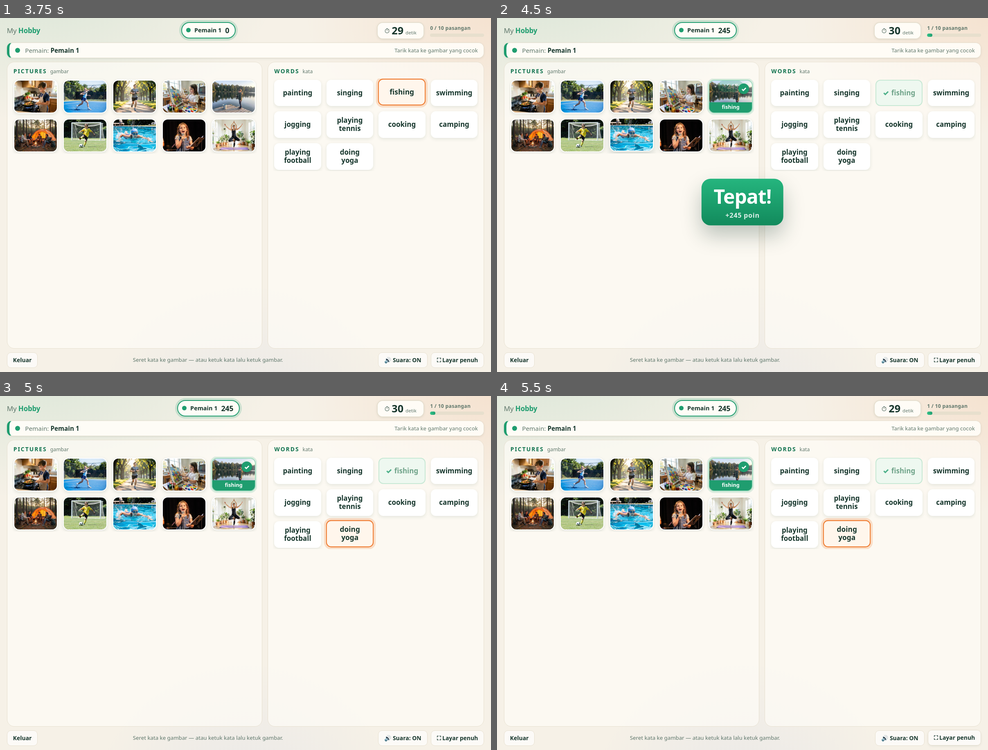
Above: before the commit, frames 1-4 (two rows, left to right).
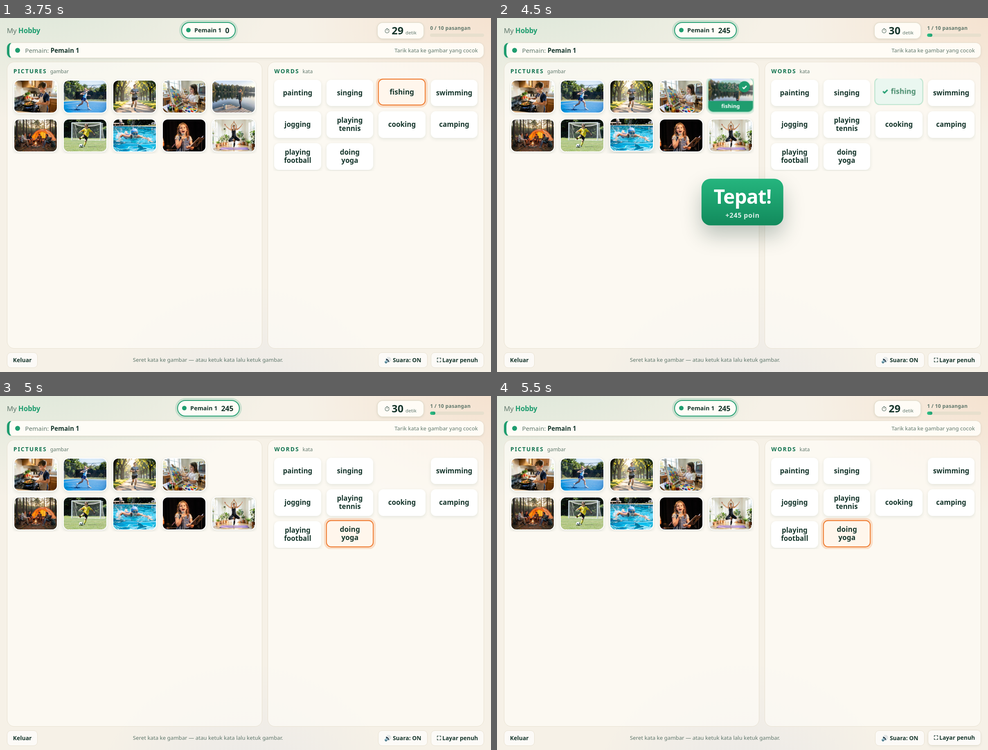
Above: after the commit, the same moments.

Repository: gurukayarayaid/GAME-DRAG-HOBBY
Game: browser game, page index.html
Same seed, same stepped clock (60 frames per second), same inputs: the game is played once before the commit and once after it.
Inputs (mouse positions are in pixels of both pictures, inside the frame that each line leads up to; where the layout moved, square brackets give the same spot in the first picture):
- Up to frame 1 (3.75 s): click "Mulai Bermain" at 0.27 s; move the mouse to (196, 354) at 1.07 s; click "singing" at 1.17 s; click (83, 95) at 1.5 s; move the mouse to (441, 106) at 1.57 s; click (34, 95) at 1.83 s; move the mouse to (294, 301) at 2.07 s; click "jogging" at 2.17 s; click (186, 152) at 2.5 s; move the mouse to (466, 71) at 2.57 s; click (132, 113) at 2.83 s; move the mouse to (24, 301) at 3.07 s; click (235, 152) at 3.17 s; click "fishing" at 3.5 s; move the mouse to (220, 336) at 3.57 s
- Up to frame 2 (4.5 s): click (732, 95) at 3.83 s; move the mouse to (693, 141) at 4.07 s; click (629, 134) at 4.17 s
- Up to frame 3 (5 s): click (245, 463) [245, 466] at 4.5 s; move the mouse to (392, 714) at 4.57 s; click "doing yoga" at 4.83 s
- Up to frame 4 (5.5 s): move the mouse to (938, 679) at 5.07 s; click "⛶ Layar penuh" at 5.17 s

Frame 1 is identical in both runs. In frame 2, 0.7% of the frame differs, in the area x 13-87%, y 17-38%; in frame 3, 1.0%, in the area x 42-87%, y 17-28%; in frame 4, 1.0%.

Commit message:
Make matched picture and word dissolve away on a correct answer
The card and chip shrink, fade and blur out after a short beat so players see
the tick and caption first. Their grid slots stay reserved so the board never
reflows, and the score popup is now fixed to the viewport so it survives the fade.

🤖 Generated with Codebuff
Co-Authored-By: Codebuff <noreply@codebuff.com>

Diff:
--- a/css/style.css
+++ b/css/style.css
@@ -702,6 +702,13 @@
 .word.wrong { animation: shake .42s; border-color: var(--danger); }
 
 .word.matched:hover, .pic.matched:hover { transform: none; }
+
+/* correct answer: the matched picture and word dissolve away.
+   The empty slot keeps its size so the rest of the grid never jumps. */
+.pic.matched, .word.matched {
+  animation: vanish .52s cubic-bezier(.4, 0, .45, 1) .52s forwards;
+  pointer-events: none;
+}
 
 /* drag ghost */
 .drag-ghost {
@@ -761,9 +768,7 @@
 
 /* score burst */
 .burst {
-  position: absolute;
-  left: 50%;
-  top: 38%;
+  position: fixed;
   transform: translate(-50%, -50%);
   z-index: 5;
   font-size: clamp(1rem, 1.3vw, 1.5rem);
@@ -904,6 +909,12 @@
 @keyframes pulse {
   0%, 100% { transform: scale(1); }
   50% { transform: scale(1.035); }
+}
+
+@keyframes vanish {
+  0% { opacity: 1; transform: translateY(0) scale(1); filter: blur(0); }
+  45% { opacity: 1; transform: translateY(-5px) scale(1.06); filter: blur(0); }
+  100% { opacity: 0; transform: translateY(-14px) scale(.68) rotate(-4deg); filter: blur(4px); visibility: hidden; }
 }
 
 @media (prefers-reduced-motion: reduce) {
--- a/js/game.js
+++ b/js/game.js
@@ -841,7 +841,10 @@
     const el = document.createElement('span');
     el.className = 'burst';
     el.textContent = text;
-    card.append(el);
+    const box = card.getBoundingClientRect();
+    el.style.left = (box.left + box.width / 2) + 'px';
+    el.style.top = (box.top + box.height * 0.38) + 'px';
+    document.body.append(el);
     setTimeout(() => el.remove(), 1100);
   }
 
